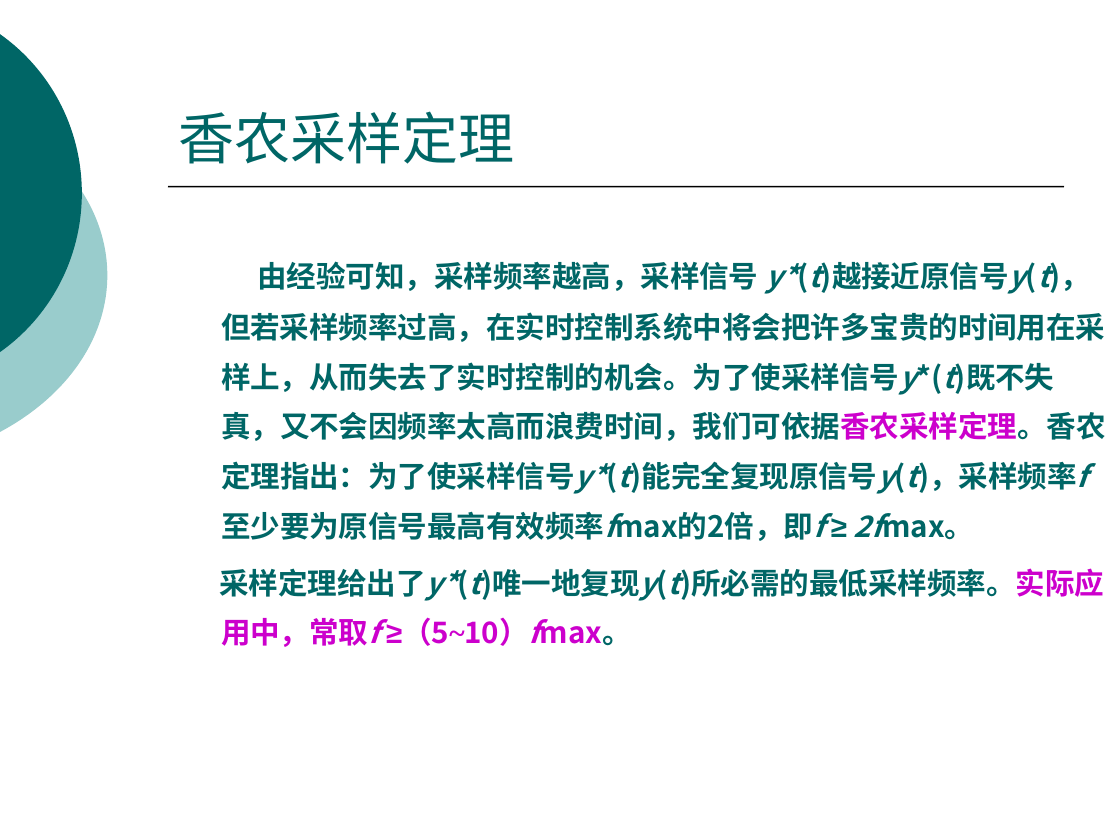
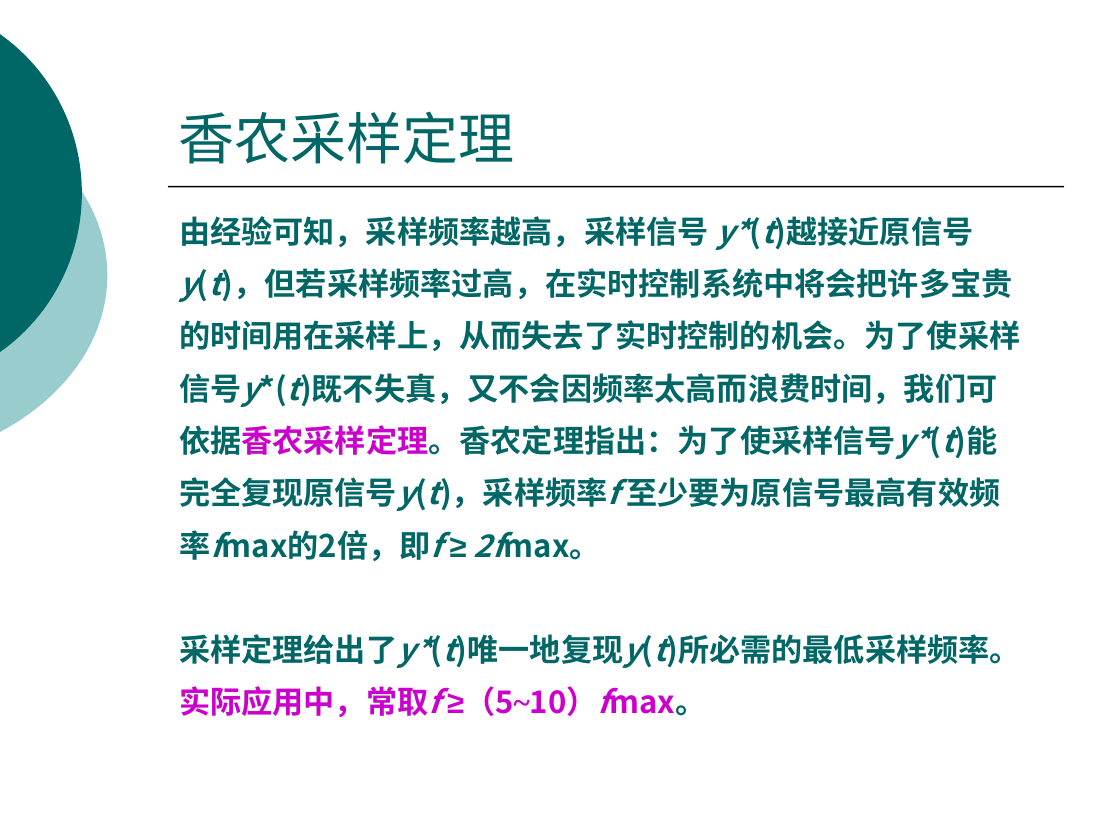
Before and after one commit to origin2007/computer_system, a slide deck: slide 33 of 02模拟输入.ppt. Drawn at 1120x840 pixels with LibreOffice and Linux fonts; fonts in the diff are those of the drawing. Boxes give left, top, right and bottom in pixels: in the first picture for what was removed or moved away, otherwise in the second. Text is boxed around its words. In the diff, an @@ line names an element or a change of style, - is before the commit and + after.

```diff
--- a/02模拟输入.ppt
+++ b/02模拟输入.ppt
@@ text "由经验可知，采样频率越高，采样信号 y*(t)越接近原信号y(t)，但若采样频率过高，在实时控制系统中将会把许多宝贵的时 ...": place and size @@
-text "由经验可知，采样频率越高，采样信号 y*(t)越接近原信号y(t)，但若采样频率过高，在实时控制系统中将会把许多宝贵的时 ..." at (219,261,1106,647)
+text "由经验可知，采样频率越高，采样信号 y*(t)越接近原信号y(t)，但若采样频率过高，在实时控制系统中将会把许多宝贵的时 ..." at (179,216,1021,717)
@@ text "由经验可知，采样频率越高，采样信号 y*(t)越接近原信号y(t)，但若采样频率过高，在实时控制系统中将会把许多宝贵的时 ..." at (179,216,1021,717): size 19 to 20 pt; indent changed; less space between paragraphs @@
```
Also in this commit, not shown: 51 other slides changed, 4 slides added, 9 slides removed, 1 other file.
